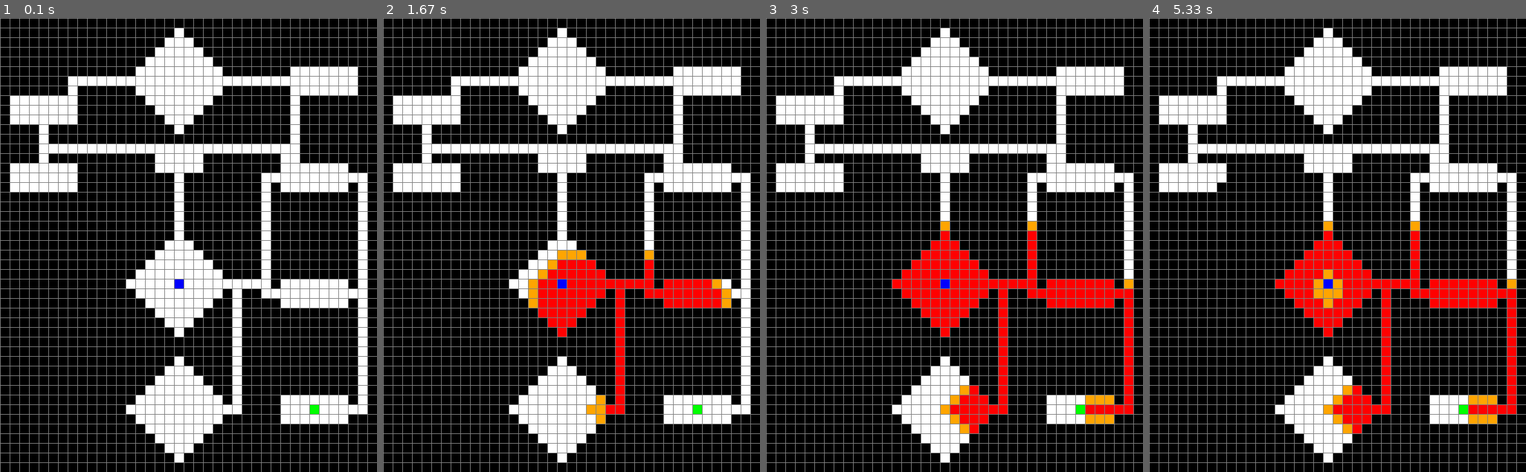
Above: before the commit, frames 1-4 (left to right).
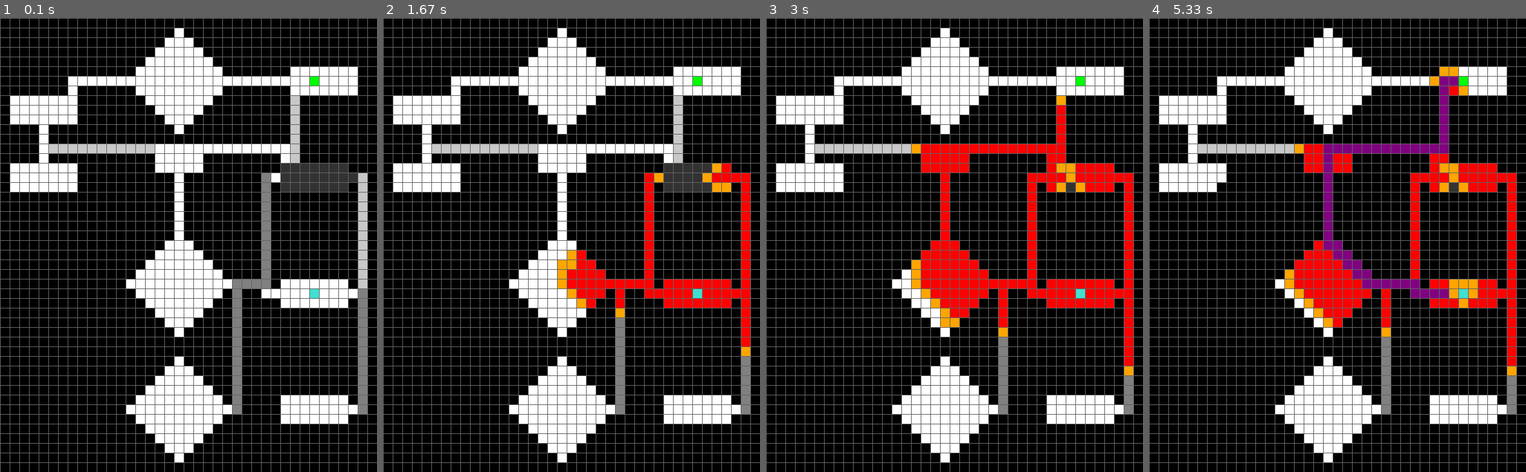
Above: after the commit, the same moments.

Repository: lenhoy/Astar
Game: pygame game, started from astar_code/AstarPygame.py
Same seed, same stepped clock (60 frames per second), same inputs: the game is played once before the commit and once after it.
Inputs (mouse positions are in pixels of both pictures, inside the frame that each line leads up to):
- Up to frame 1 (0.1 s): no input
- Up to frame 2 (1.67 s): tap Space at 0.33 s
- Up to frame 3 (3 s): no input
- Up to frame 4 (5.33 s): click (1216, 185) at 4.95 s; move the mouse to (1224, 90) at 5.27 s; tap Space at 5.3 s

The runs differ from the first frame. In frame 1, 17% of the frame differs, in the area x 0-100%, y 0-100%; in frame 2, 19%; in frame 3, 20%; in frame 4, 22%.

Commit message:
Finally works ffs

Diff:
--- a/astar_code/AstarPygame.py
+++ b/astar_code/AstarPygame.py
@@ -21,10 +21,10 @@
 PURPLE = (128, 0, 128)  # Path
 ORANGE = (255, 165, 0)  # Frontier
 TURQUOISE = (64, 224, 208)  # Start node
-GREY1 = (50, 50, 50)
-GREY2 = (100, 100, 100)
-GREY3 = (128, 128, 128)
-GREY4 = (200, 200, 200)
+GREY4 = (50, 50, 50)
+GREY3 = (100, 100, 100)
+GREY2 = (128, 128, 128)
+GREY1 = (200, 200, 200)
 
 # Create python enviroment based on handout Map
 
@@ -68,27 +68,27 @@
             start_pos = [27, 18]
             goal_pos = [40, 32]
             end_goal_pos = goal_pos
-            path_to_map = 'astar_code/Samfundet_map_1.csv'
+            path_to_map = 'Samfundet_map_1.csv'
         elif task == 2:
             start_pos = [40, 32]
             goal_pos = [8, 5]
             end_goal_pos = goal_pos
-            path_to_map = 'astar_code/Samfundet_map_1.csv'
+            path_to_map = 'Samfundet_map_1.csv'
         elif task == 3:
             start_pos = [28, 32]
             goal_pos = [6, 32]
             end_goal_pos = goal_pos
-            path_to_map = 'astar_code/Samfundet_map_2.csv'
+            path_to_map = 'Samfundet_map_2.csv'
         elif task == 4:
             start_pos = [28, 32]
             goal_pos = [6, 32]
             end_goal_pos = goal_pos
-            path_to_map = 'astar_code/Samfundet_map_Edgar_full.csv'
+            path_to_map = 'Samfundet_map_Edgar_full.csv'
         elif task == 5:
             start_pos = [14, 18]
             goal_pos = [6, 36]
             end_goal_pos = [6, 7]
-            path_to_map = 'astar_code/Samfundet_map_2.csv'
+            path_to_map = 'Samfundet_map_2.csv'
 
         return start_pos, goal_pos, end_goal_pos, path_to_map
 
@@ -136,9 +136,13 @@
         self.height = height
         self.total_rows = total_rows
         self.total_cols = total_cols
+        self.weight = 0
 
     def get_pos(self):
         return self.row, self.col
+
+    def get_weight(self):
+        return self.weight
 
     # Methods for checking status of node
     def is_interior(self):  # closed
@@ -151,13 +155,22 @@
         return self.color == BLACK
 
     def is_start(self):
-        return self.color == BLUE
+        return self.color == TURQUOISE
 
     def is_goal(self):
         return self.color == GREEN
 
     def is_flatGround(self):
         return self.color == WHITE
+
+    def is_Stairs(self):
+        return self.color == GREY1
+
+    def is_pStairs(self):
+        return self.color == GREY2
+
+    def is_pRoom(self):
+        return self.color == GREY4
 
     # Methods for changing status of node
     def make_interior(self):
@@ -170,16 +183,29 @@
         self.color = BLACK
 
     def make_start(self):
-        self.color = BLUE
+        self.color = TURQUOISE
 
     def make_goal(self):
         self.color = GREEN
 
     def make_flatGround(self):
         self.color = WHITE
+        self.weight = 1
 
     def make_path(self):
         self.color = PURPLE
+
+    def make_Stairs(self):
+        self.color = GREY1
+        self.weight = 2
+
+    def make_pStairs(self):
+        self.color = GREY2
+        self.weight = 3
+
+    def make_pRoom(self):
+        self.color = GREY4
+        self.weight = 4
 
     # Method to draw node/cube
 
@@ -207,6 +233,19 @@
     def __lt__(self, other):
         return False
 
+
+def reconstruct_path(came_from, current, draw):
+    """
+
+    Args:
+        came_from (List): List keeping track of where we came from
+        current (Node): goalNode
+        draw (func): Function
+    """
+    while current in came_from:
+        current = came_from[current]
+        current.make_path()
+        draw()
 
 def Astar(draw, grid, start, goal):
     """Runs the Astar algorithm, updates the nodes and draws them
@@ -247,12 +286,15 @@
         open_set_hash.remove(current)
 
         if current == goalNode:
+            reconstruct_path(came_from, current, draw)  #draw the path at the end
             current.make_goal()
+            grid[start[0]][start[1]].make_start()
             return True
 
         for neighbour in current.neighbours:
-            temp_g_score = g_score[current] + \
-                1         # +1 because of neighbour
+            print("Current, Neighbour-weights", current.get_weight(), neighbour.get_weight()) # Testing purposes TODO remove
+            print("Current g_score", g_score[current]) # Testing purposes TODO remove
+            temp_g_score = g_score[current] + neighbour.get_weight()
 
             if temp_g_score < g_score[neighbour]:
                 came_from[neighbour] = current
@@ -334,11 +376,11 @@
     elif value == 1:  # Flat
         node.make_flatGround()
     elif value == 2:  # Stairs
-        pass
+        node.make_Stairs()
     elif value == 3:  # Packed Stairs
-        pass
+        node.make_pStairs()
     elif value == 4:  # Packed room
-        pass
+        node.make_pRoom()
     elif value == 10:  # Start
         node.make_start()
     elif value == 20:  # Goal
@@ -497,9 +539,9 @@
 # Initializing pygame and selecting map
 
 # Select map 1
-map = Map(task=1)
+map = Map(task=4)
 # print(map.get_map())
-# Set a scale factor for the pygame window
+# Set a scale factor for the pygame windows
 SCALE = 15
 
 WIDTH = map.get_cols() * SCALE
